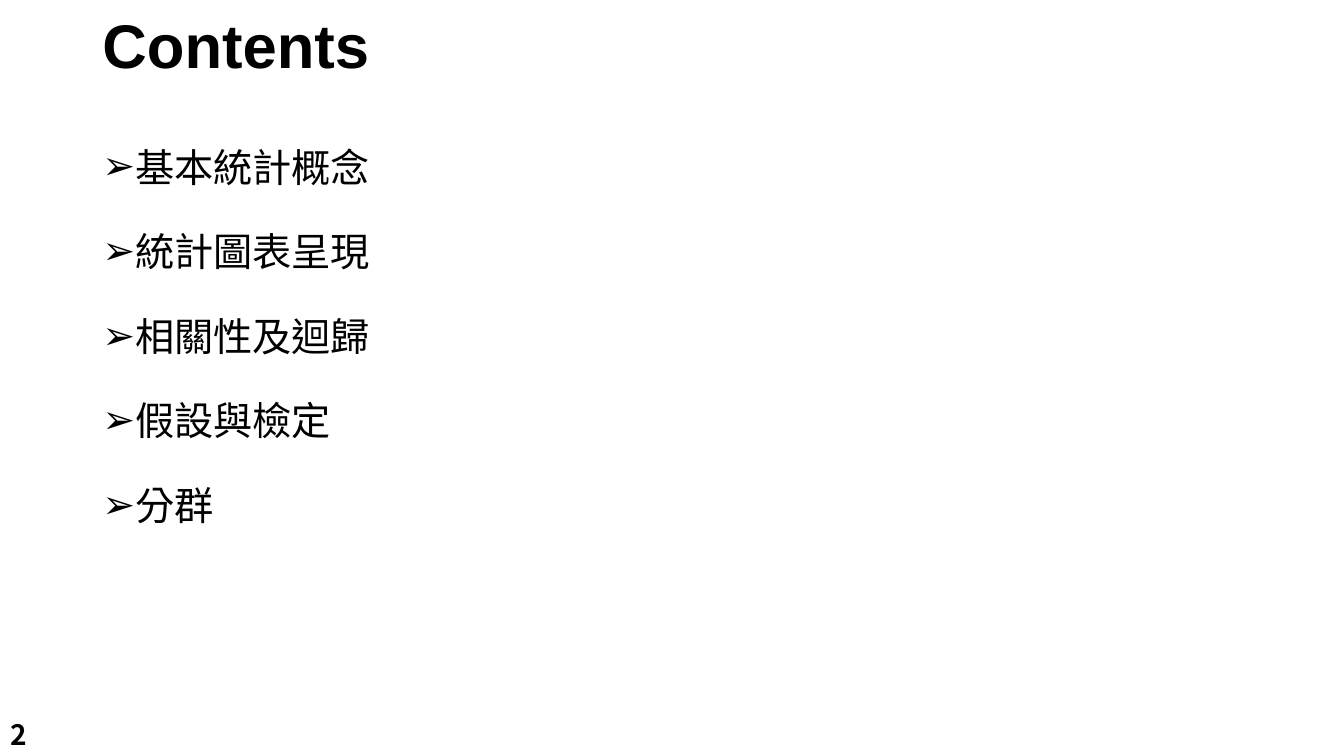
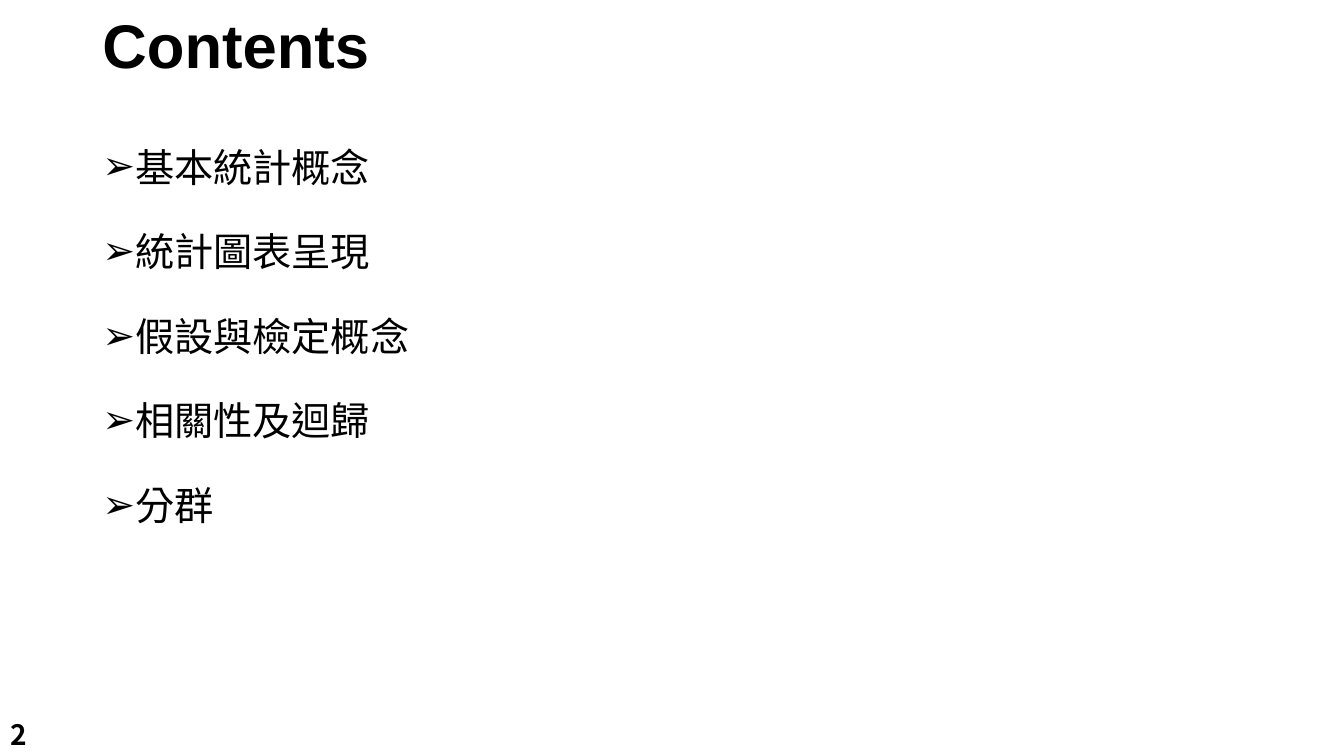
Before and after one commit to LeBronWilly/Basic_R_Language, a slide deck: slide 2 of R_Presentation.pptx. Drawn at 1344x756 pixels with LibreOffice and Linux fonts; fonts in the diff are those of the drawing; background and template pictures are left out. Boxes give left, top, right and bottom in pixels: in the first picture for what was removed or moved away, otherwise in the second. Text is boxed around its words. In the diff, an @@ line names an element or a change of style, - is before the commit and + after.

```diff
--- a/R_Presentation.pptx
+++ b/R_Presentation.pptx
@@ text at (135, 317, 409, 354): paragraph added @@
+➢ 假設與檢定概念
@@ text at (135, 402, 331, 438): paragraph removed @@
-➢ 假設與檢定
```
Also in this commit, not shown: 17 other slides changed, 2 other files.
